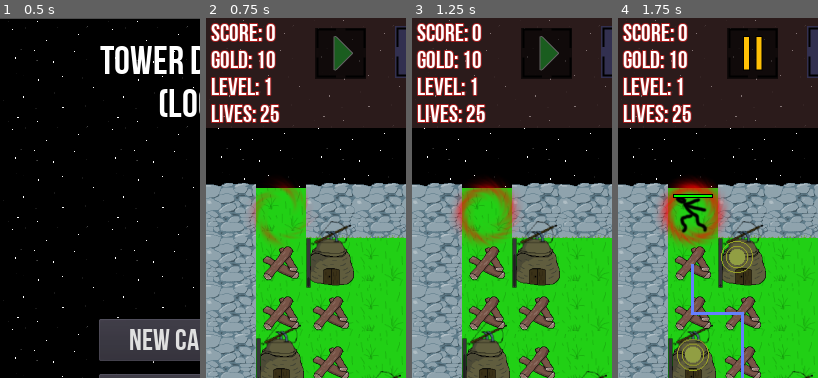
Above: before the commit, frames 1-4 (left to right).
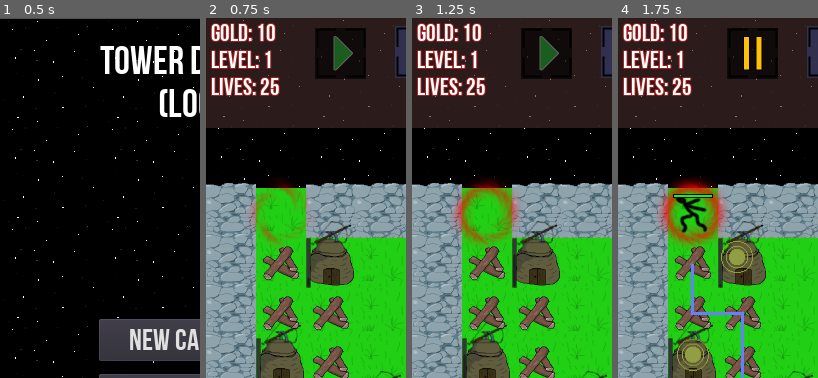
Above: after the commit, the same moments.

Repository: thewillwillhelp/godot-td
Game: Godot game, scene res://scenes/MainMenu.tscn
Same seed, same stepped clock (60 frames per second), same inputs: the game is played once before the commit and once after it.
Inputs (mouse positions are % of the whole screen's width and height, from its top left):
- Up to frame 1 (0.5 s): no input
- Up to frame 2 (0.75 s): click "New campaign" at 0.5 s
- Up to frame 3 (1.25 s): no input
- Up to frame 4 (1.75 s): click (34, 5) at 1.25 s
The pictures show only the part of the screen within x 0-50%, y 0-50%; the shares and areas given below are measured in that part.

Frame 1 is identical in both runs. In frame 2, 4.7% of the frame differs, in the area x 2-37%, y 1-30%; in frame 3, 4.7%; in frame 4, 4.7%.

Commit message:
feat: show only one radius of any tower feat: add ability to build barricades

Diff:
--- a/scenes/BattleFieldScene.gd
+++ b/scenes/BattleFieldScene.gd
@@ -7,6 +7,7 @@
 var tower_scene: PackedScene = preload("res://scenes/towers/SimpleTower.tscn")
 var utils: GDScript = preload("res://utils/Utils.gd")
 var icon_destroy_construction = preload("res://assets/images/destroy-construction-v2.png")
+var icon_construction_barricade = preload("res://assets/images/barricade.png")
 var icons_sprite_set = preload("res://assets/images/SpriteSet.png")
 
 const PREVIEW_TOWER_RECT: Rect2 = Rect2(50, 0, 50, 100)
@@ -61,6 +62,7 @@
 const CONSTRUCTION_TYPE_BARRICADE = "BARRICADE"
 
 const CONSTRUCTION_TYPES_COSTS: Dictionary = {
+    "BARRICADE": 5,
     "TOWER BASEMENT": 5,
     "BALLISTA TOWER": 10,
     "CANNON TOWER": 30
@@ -93,6 +95,7 @@
 
 var game_data: Dictionary = default_game_data.duplicate()
 var start_automatically := true
+var last_selected_building
 
 # Called when the node enters the scene tree for the first time.
 func _ready():
@@ -197,7 +200,8 @@
     var game_level = self.game_data.game_level
     var lives = self.game_data.lives
     # @TODO separte these labels
-    var prepared_text: String = "Score: %d\n" % score
+    var prepared_text: String = ""
+    # prepared_text = "Score: %d\n" % score
     prepared_text += "Gold: %d\n" % gold
     prepared_text += "Level: %d\n" % game_level
     prepared_text += "Lives: %d" % lives
@@ -219,6 +223,11 @@
     elif building_target == CONSTRUCTION_TYPE_TOWER_BASEMENT:
         building_preview_sprite.set_region_rect(PREVIEW_WALL_RECT)
         building_preview_sprite.visible = true
+    elif building_target == CONSTRUCTION_TYPE_BARRICADE:
+        building_preview_sprite.set_scale(Vector2(1, 1))
+        building_preview_sprite.texture = icon_construction_barricade
+        building_preview_sprite.set_region_rect(PREVIEW_DESTROY_CONSTRUCTION_RECT)
+        building_preview_sprite.visible = true
     elif building_target == CONSTRUCTION_TYPE_DESTROY:
         building_preview_sprite.set_scale(Vector2(1, 1))
         building_preview_sprite.texture = icon_destroy_construction
@@ -227,12 +236,12 @@
     else:
         building_preview_sprite.visible = false
 
-func is_cell_available_for_building(position: Vector2) -> bool:
+func is_cell_available_for_building(position: Vector2, construction_type: String = CONSTRUCTION_TYPE_STONE_WALL) -> bool:
     var battlefield_data = self.game_data.battlefield_data
 
     var cell_position = main_tile_map.world_to_map(position)
     var current_cell_type: String = battlefield_data[cell_position.y][cell_position.x].type
-    battlefield_data[cell_position.y][cell_position.x].type = CONSTRUCTION_TYPE_STONE_WALL
+    battlefield_data[cell_position.y][cell_position.x].type = construction_type
     var came_from_map = utils.get_came_from_map(
         battlefield_data,
         self.game_data.start_position,
@@ -481,14 +490,25 @@
             return
         self.remove_construction(tower.position)
     else:
-        tower.toggle_radius_visibility()
+        if self.last_selected_building and self.last_selected_building != tower:
+            self.last_selected_building.toggle_radius_visibility()
+            tower.toggle_radius_visibility()
+            self.last_selected_building = tower
+        elif self.last_selected_building and self.last_selected_building == tower:
+            self.last_selected_building = null
+            tower.toggle_radius_visibility()
+        else:
+            self.last_selected_building = tower
+            tower.toggle_radius_visibility()
+
 
 # @TODO use same construction types in building menus as in battlefield scene
 func _on_BuildingMenu_building_target_selected(construction_type):
     if construction_type == 0:
         target_building = CONSTRUCTION_TYPE_DESTROY
     elif construction_type == 1:
-        target_building = CONSTRUCTION_TYPE_TOWER_BASEMENT
+        # target_building = CONSTRUCTION_TYPE_TOWER_BASEMENT
+        target_building = CONSTRUCTION_TYPE_BARRICADE
     elif construction_type == 2:
         target_building = CONSTRUCTION_TYPE_BALLISTA_TOWER
     elif construction_type == 3:
@@ -533,7 +553,7 @@
                 if target_building == "":
                     return
 
-                if (not self.is_cell_available_for_building(event.position) and
+                if (not self.is_cell_available_for_building(event.position, target_building) and
                     target_building != CONSTRUCTION_TYPE_DESTROY):
                     return
 
--- a/scenes/BuildingMenu.tscn
+++ b/scenes/BuildingMenu.tscn
@@ -1,8 +1,9 @@
-[gd_scene load_steps=4 format=2]
+[gd_scene load_steps=5 format=2]
 
 [ext_resource path="res://assets/images/SpriteSet.png" type="Texture" id=1]
 [ext_resource path="res://assets/images/destroy-construction-v2.png" type="Texture" id=2]
 [ext_resource path="res://scenes/BuildingMenu.gd" type="Script" id=3]
+[ext_resource path="res://assets/images/barricade.png" type="Texture" id=4]
 
 [node name="BuildingMenu" type="Node2D"]
 script = ExtResource( 3 )
@@ -35,10 +36,11 @@
 }
 
 [node name="Sprite" type="Sprite" parent="StoneWallButton"]
-texture = ExtResource( 1 )
+scale = Vector2( 0.5, 0.5 )
+texture = ExtResource( 4 )
 centered = false
 region_enabled = true
-region_rect = Rect2( 0, 0, 50, 50 )
+region_rect = Rect2( 0, 0, 100, 100 )
 
 [node name="TowerButton" type="TextureButton" parent="."]
 margin_left = 90.0
--- a/scenes/towers/SimpleTower.gd
+++ b/scenes/towers/SimpleTower.gd
@@ -12,6 +12,8 @@
 var bullet_scene: PackedScene = preload("res://scenes/bullets/Simple_Bullet.tscn")
 var battle_field: Node
 var entity_class = "Construction"
+var max_durablity = 5
+var durability = 5
 var entity_type = 1
 var bullet_type = 0
 var cooldown_time: float = 1
@@ -135,3 +137,6 @@
 func update_loading_progress_indicator():
     if self.entity_type > 0:
         $TextureProgress.value = self.reloading_timer_counter / self.cooldown_time * 100
+
+func reduce_durability():
+    pass
--- a/utils/Utils.gd
+++ b/utils/Utils.gd
@@ -4,7 +4,7 @@
 
     # combine path from came_from_map notes
     if target_was_found:
-        if randi() % 100 > 99: print_debug('combine')
+        # if randi() % 100 > 99: print_debug('combine')
         var way_points = [target_position]
         var previous_cell = target_position
         while current_position.distance_squared_to(previous_cell) != 0:
